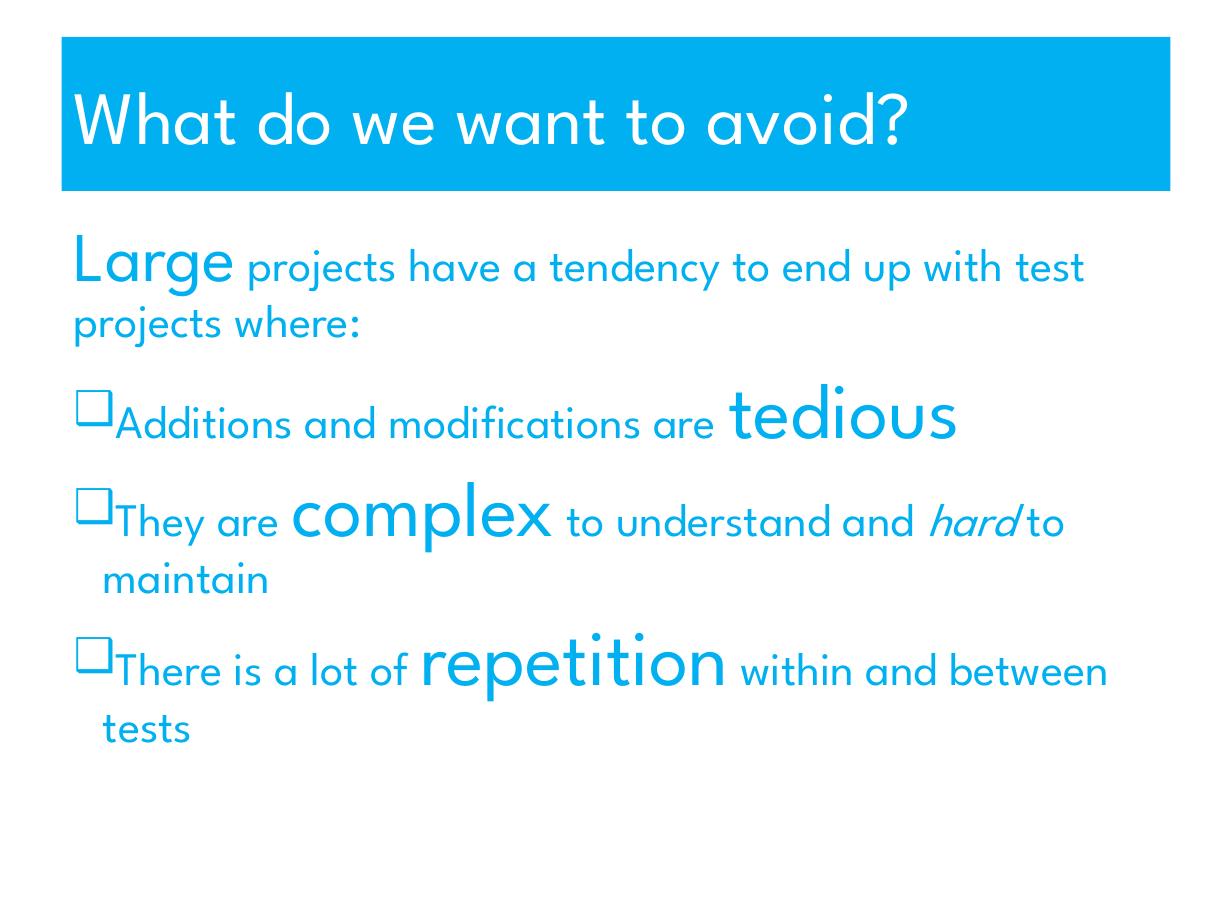
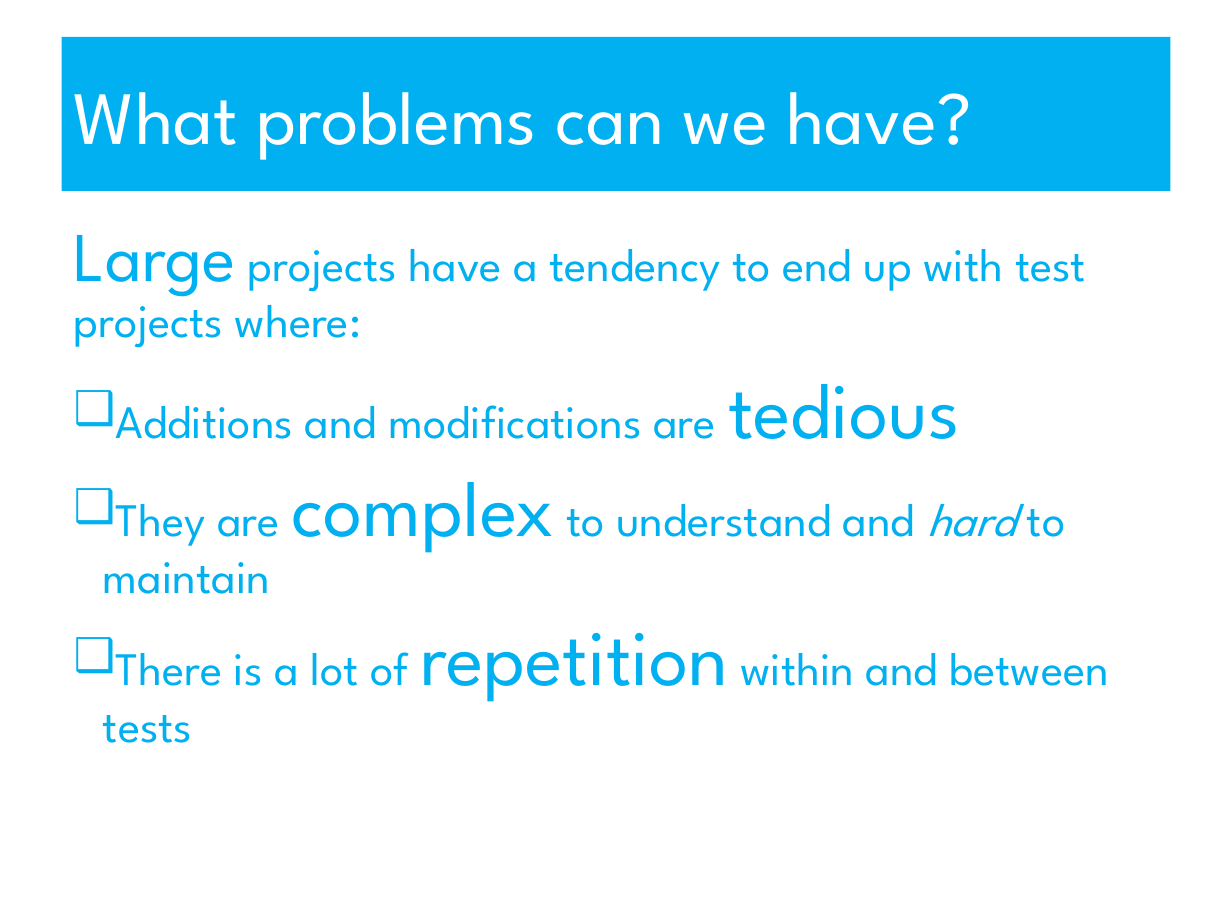
Before and after one commit to robdmoore/TestDataSustainabilityPresentation, a slide deck: slide 4 of Presentation.ppt (slide 3 before the commit). Drawn at 1232x924 pixels with LibreOffice and Linux fonts; fonts in the diff are those of the drawing. Boxes give left, top, right and bottom in pixels: in the first picture for what was removed or moved away, otherwise in the second. Text is boxed around its words. In the diff, an @@ line names an element or a change of style, - is before the commit and + after.

```diff
--- a/Presentation.ppt
+++ b/Presentation.ppt
@@ title at (x1=74, y1=92, x2=971, y2=160): text changed @@
-What do we want to avoid?
+What problems can we have?
```
Also in this commit, not shown: 9 other slides changed, 3 slides added, 1 other file.
